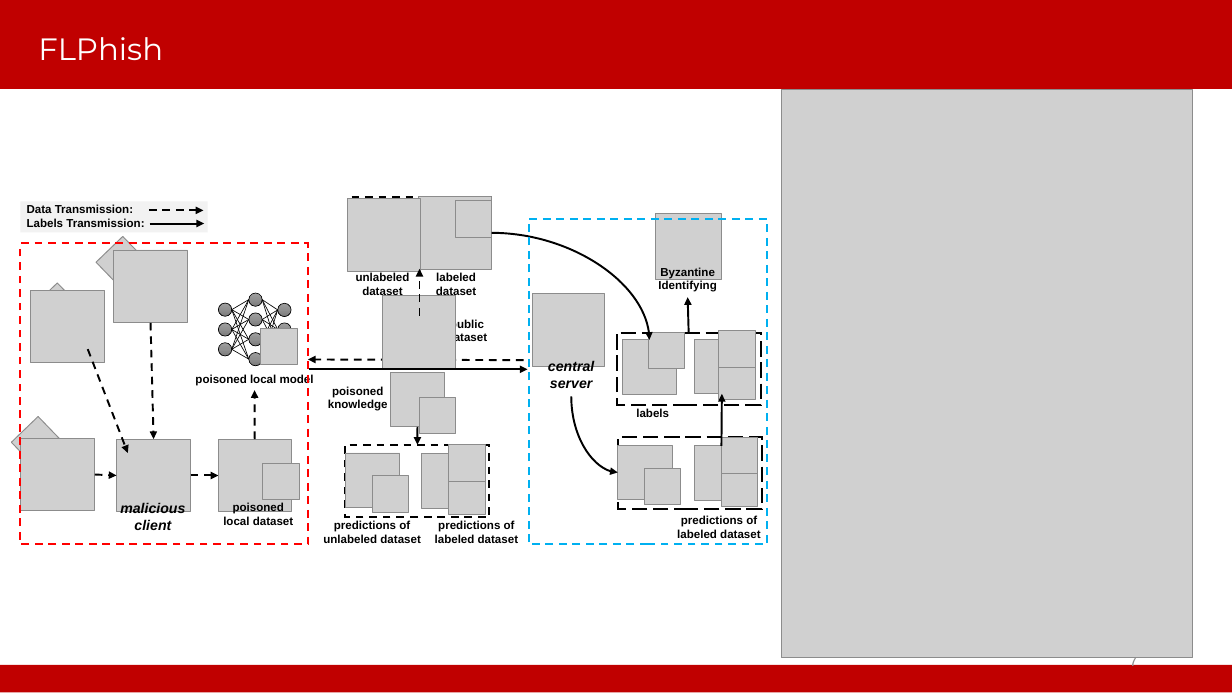
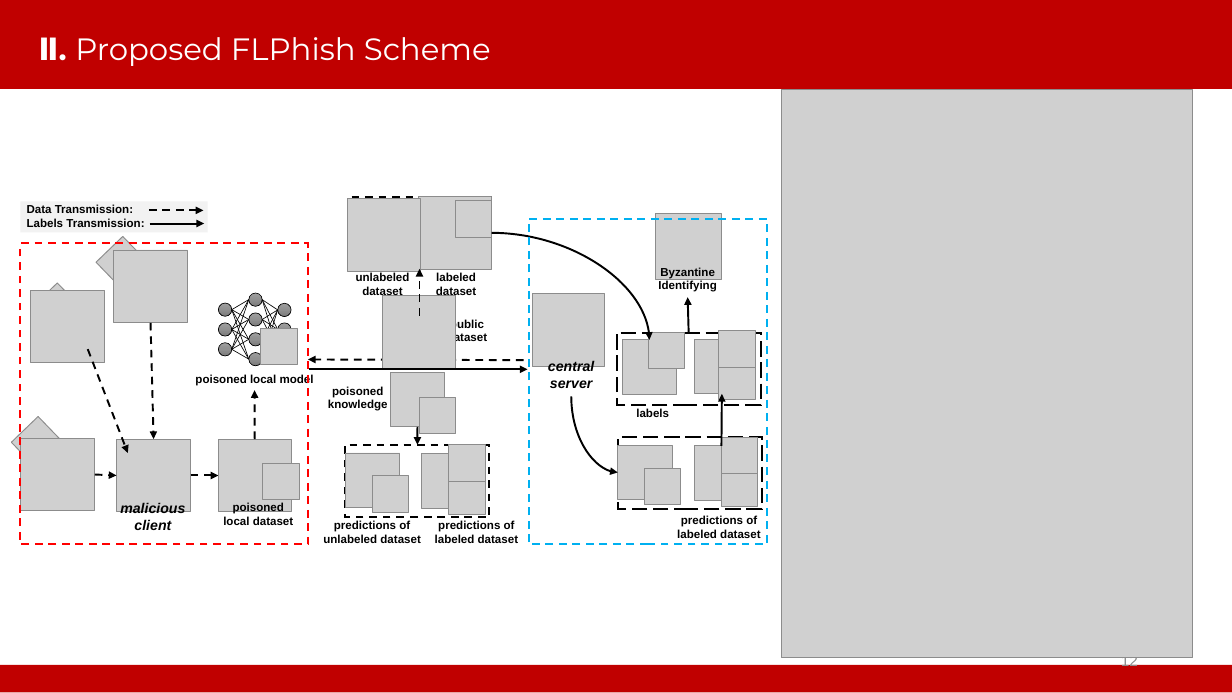
Before and after one commit to WhileBug/FLPhish, a slide deck: slide 12 of PPT/SecFL-Beibei Li.pptx (slide 7 before the commit). Drawn at 1232x693 pixels with LibreOffice and Linux fonts; fonts in the diff are those of the drawing; grey boxes stand for pictures; background and template pictures are left out. Boxes give left, top, right and bottom in pixels: in the first picture for what was removed or moved away, otherwise in the second. Text is boxed around its words. In the diff, an @@ line names an element or a change of style, - is before the commit and + after.

```diff
--- a/PPT/SecFL-Beibei Li.pptx
+++ b/PPT/SecFL-Beibei Li.pptx
@@ title at (x1=38, y1=37, x2=491, y2=66): text changed @@
-FLPhish
+Ⅱ. Proposed FLPhish Scheme
@@ page number at (x1=1121, y1=657, x2=1138, y2=670): text changed @@
-7
+12
```
Also in this commit, not shown: 11 other slides changed, 10 slides added, 2 slides removed, 16 other files.
